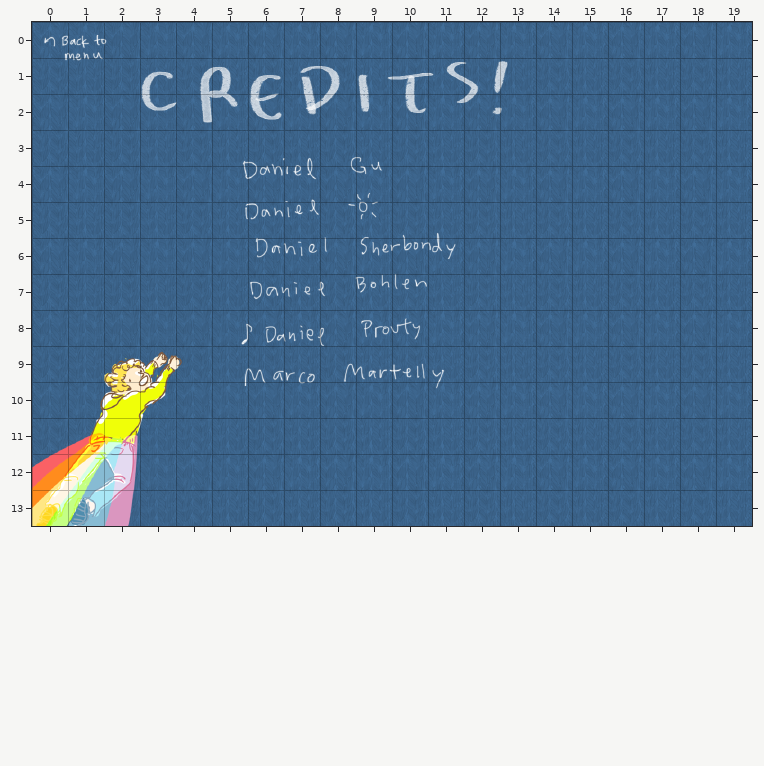
Level history. Tiled map: assets/maps/menuCredits.tmx. The picture above is the old version.
Cells are 64x64 px. Shown: x 0..19, y 0..13.
Now the later version:
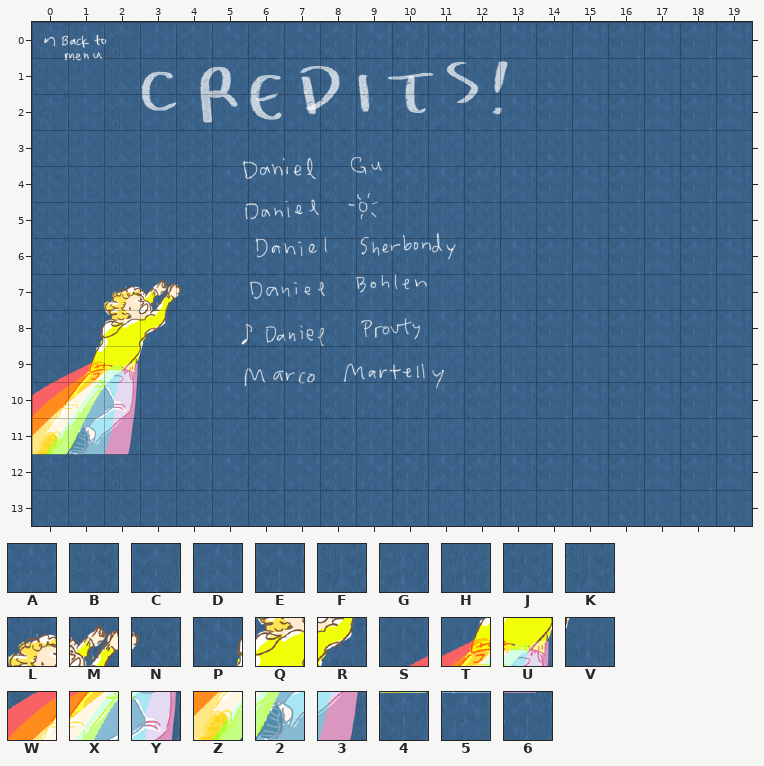
Key: from "credits": A 3, B 18, C 32, D 33, E 34, F 48, G 49, H 51, J 52, K 112, L 114, M 115, N 116, P 129, Q 130, R 131, S 144, T 145, U 146, V 147, W 160, X 161, Y 162, Z 176, 2 177, 3 178, 4 192, 5 193, 6 194.
_ is an empty cell.
Commit message: Move Ethan's picture in the credits
The edit:
Layer "Tile Layer 1":
y 7: x 2..4 BHJ -> LMN
y 8: x 1..3 DEA -> PQR
y 9: x 0..4 KGLMN -> STUVJ
y 10: x 0..3 CPQR -> WXYA
y 11: x 0..2 STU -> Z23
y 12: x 0..2 WXY -> 456
y 13: x 0..2 Z23 -> FGB
Where, in picture pixels (left, top, right, bottom), the same in both pictures:
changed: (32, 280, 182, 526)
